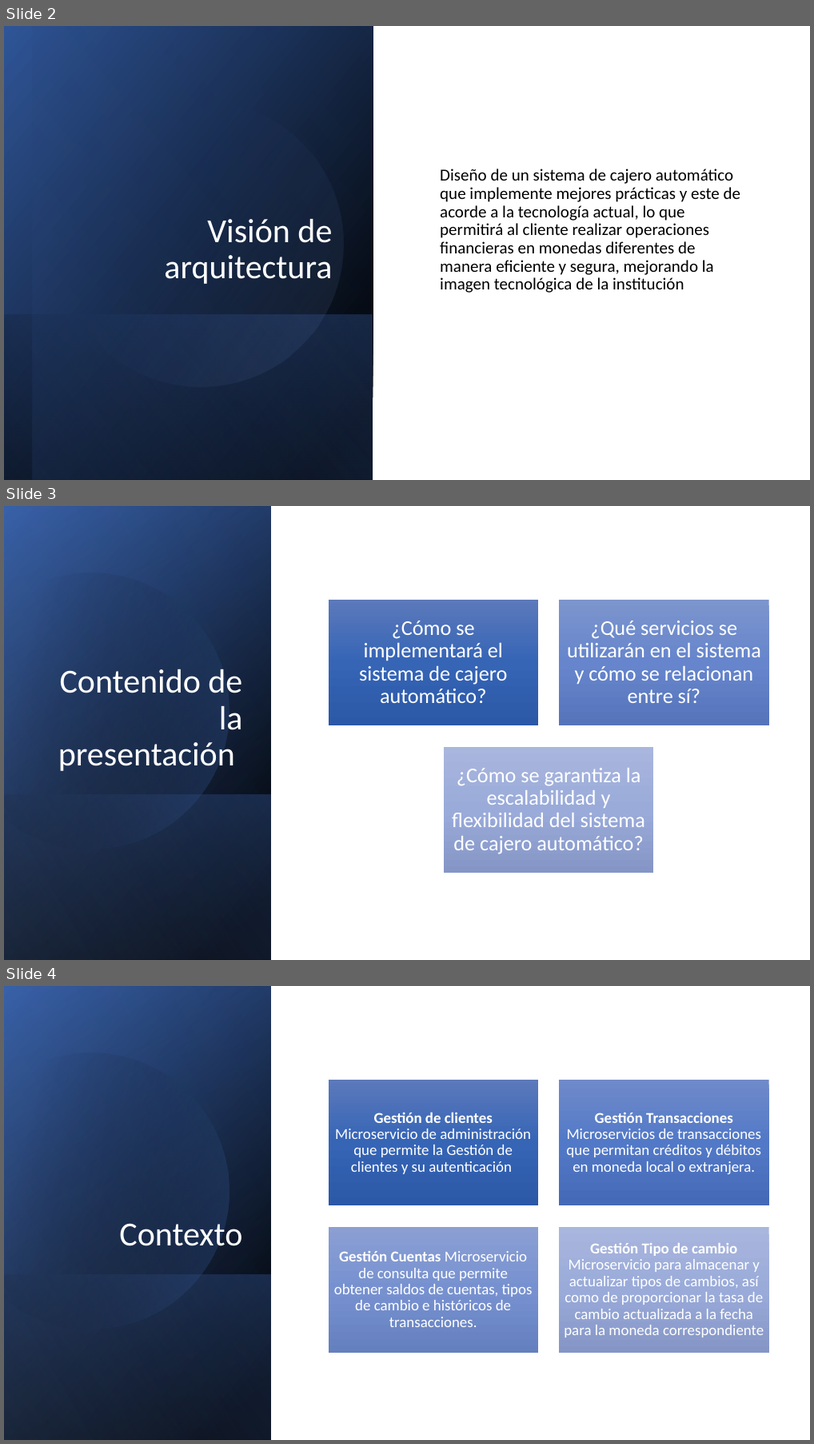
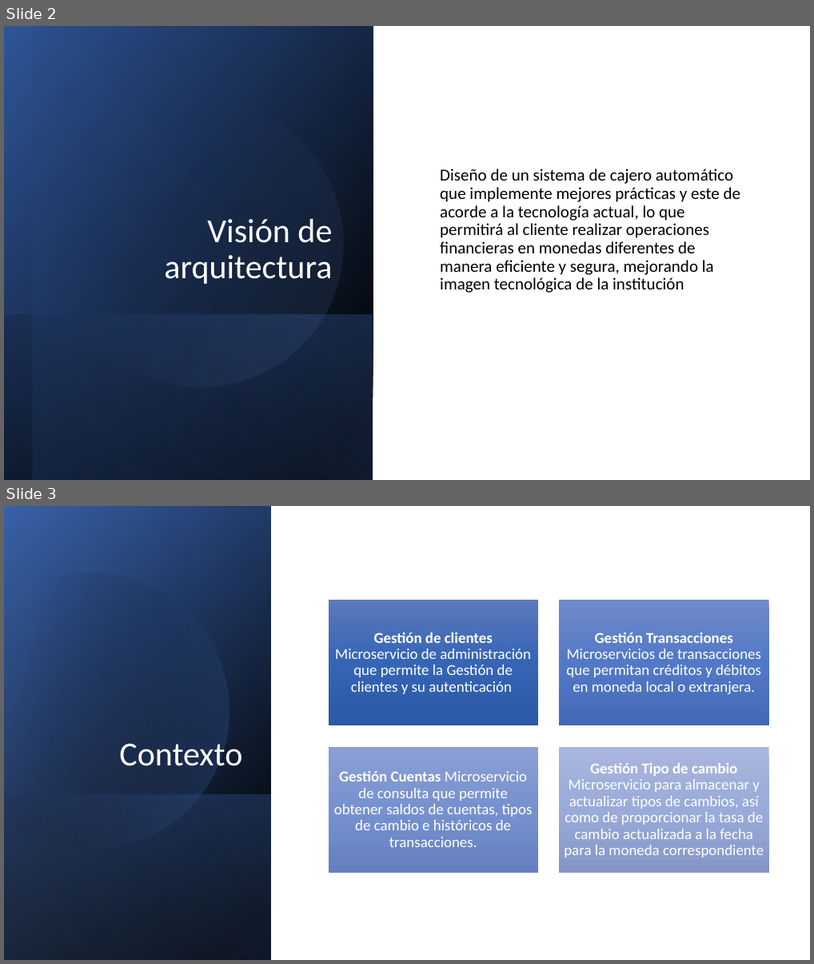
Before and after one commit to carlos-aliaga/ATM, a slide deck: docs/Cajero multi moneda.pptx. Shown one above the other, each under a label of ours: slides 2, 3 and 4 before the commit, slides 2 and 3 after it. The pictures are 814x1444 and 814x964 pixels, drawn with LibreOffice and Linux fonts; fonts in the diff are those of the drawing. Boxes give left, top, right and bottom in pixels: in the first picture for what was removed or moved away, otherwise in the second. Text is boxed around its words. In the diff, an @@ line names an element or a change of style, - is before the commit and + after.

```diff
--- a/docs/Cajero multi moneda.pptx
+++ b/docs/Cajero multi moneda.pptx
@@ slide 3 removed at (4, 506, 810, 960), background #FFFFFF @@
@@ rectangle removed at (4, 506, 271, 960) @@
@@ rectangle removed at (4, 507, 271, 960) @@
@@ rectangle removed at (4, 506, 271, 960) @@
@@ freeform shape removed at (4, 540, 262, 877) @@
@@ title removed at (58, 669, 243, 771) @@
-Contenido de la presentación
@@ group removed at (329, 600, 770, 872): 3 rectangles, 3 texts @@
-¿Cómo se implementará el sistema de cajero automático?
-¿Qué servicios se utilizarán en el sistema y cómo se relacionan entre sí?
-¿Cómo se garantiza la escalabilidad y flexibilidad del sistema de cajero automático?
@@ rectangle removed at (4, 794, 271, 960) @@
@@ what was slide 4 is now slide 3 @@
```
Also in this commit, not shown: 4 slides changed, 3 slides added, 1 other file.
